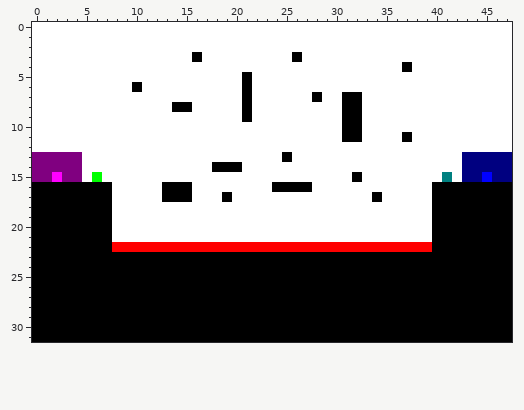
One commit to this pixel-art sprite: priv/static/images/level.png. Above, as it was before the edit.
The file is 48x32 pixels.
The result:
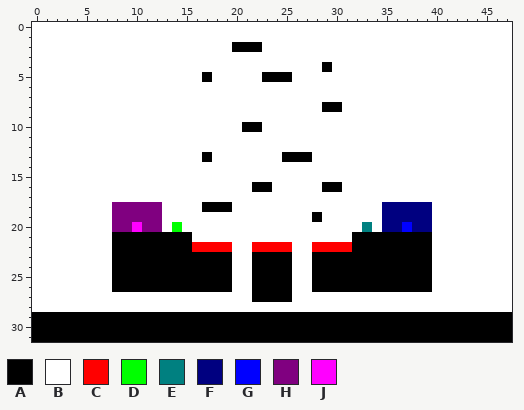
Palette (. is transparent): A #000000  B #ffffff  C #ff0000  D #00ff00  E #008080  F #000080  G #0000ff  H #800080  J #ff00ff
The edit:
Colour B gives way to colour A in row 2 at x 20 to 22; in row 4 at x 29; in row 5 at x 17 and 23 to 25; in row 8 at x 29 to 30; in row 10 at x 21 to 22; in row 13 at x 17 and 26 to 27.
Colour B gives way to colour A in row 16 at x 22 to 23 and 29 to 30; in row 18 at x 17 to 19; in row 19 at x 28; in row 21 at x 8 to 15 and 32 to 39.
Colour C gives way to colour A in row 22 at x 8 to 15 and 32 to 39.
Colour A gives way to colour B in row 3 at x 16 and 26; in row 4 at x 37; in row 5 at x 21; in row 6 at x 10 and 21; in row 7 at x 21, 28 and 31 to 32; in row 8 at x 14 to 15, 21 and 31 to 32.
Colour A gives way to colour B in row 9 at x 21 and 31 to 32; in row 10 at x 31 to 32; in row 11 at x 31 to 32 and 37; in row 14 at x 18 to 20; in row 15 at x 32; in row 16 at x 0 to 7, 13 to 15, 24 to 27 and 40 to 47.
Colour A gives way to colour B in row 17 at x 0 to 7, 13 to 15, 19, 34 and 40 to 47; in rows 18 to 22 at x 0 to 7 and 40 to 47; in rows 23 to 26 at x 0 to 7, 20 to 21, 26 to 27 and 40 to 47; in row 27 at x 0 to 21 and 26 to 47; in row 28 at x 0 to 47.
Colour C gives way to colour B in row 22 at x 20 to 21 and 26 to 27.
Colour D gives way to colour B in row 15 at x 6.
Colour E gives way to colour B in row 15 at x 41.
Colour F gives way to colour B in rows 13 to 14 at x 43 to 47; in row 15 at x 43 to 44 and 46 to 47.
Colour G gives way to colour B in row 15 at x 45.
Colour H gives way to colour B in rows 13 to 14 at x 0 to 4; in row 15 at x 0 to 1 and 3 to 4.
Colour J gives way to colour B in row 15 at x 2.
Colour B gives way to colour D in row 20 at x 14.
Colour B gives way to colour E in row 20 at x 33.
Colour B gives way to colour F in rows 18 to 19 at x 35 to 39; in row 20 at x 35 to 36 and 38 to 39.
Colour B gives way to colour G in row 20 at x 37.
Colour B gives way to colour H in rows 18 to 19 at x 8 to 12; in row 20 at x 8 to 9 and 11 to 12.
Colour B gives way to colour J in row 20 at x 10.
